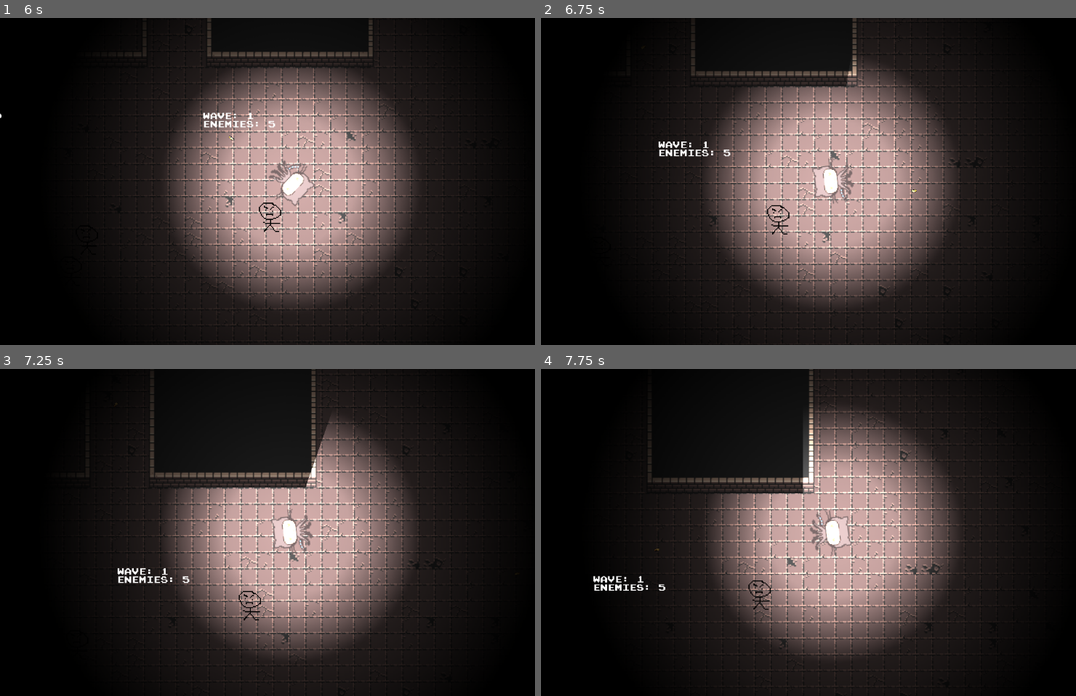
Above: before the commit, frames 1-4 (two rows, left to right).
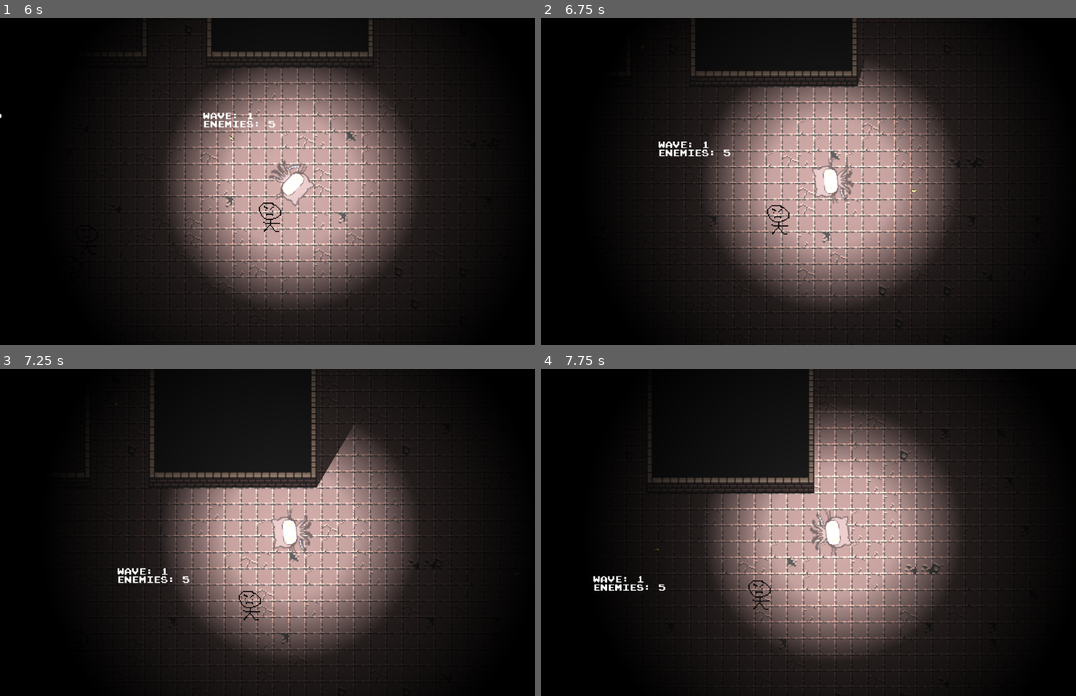
Above: after the commit, the same moments.

Repository: Jeelo-byte/2-sacrifices-must-be-made-
Game: Godot game, scene res://Sences/main.tscn
Same seed, same stepped clock (60 frames per second), same inputs: the game is played once before the commit and once after it.
Inputs (mouse positions are in pixels of both pictures, inside the frame that each line leads up to):
- Up to frame 1 (6 s): tap Enter (ui_accept) at 0.5, 0.77, 1.52, 3.02, 3.77, 4.52 s; move the mouse to (417, 165) at 0.52 s; press the mouse at (417, 165) at 0.53 s; hold D (right) 0.53-1.28 s; move the mouse to (176, 197) at 1.27 s; release the mouse at (176, 197) at 1.28 s; hold S (down) 1.28-2.03 s; click (176, 197) at 1.35 s; move the mouse to (347, 109) at 2.02 s; press the mouse at (347, 109) at 2.03 s; hold D (right) 2.03-2.78 s; move the mouse to (262, 246) at 2.77 s; release the mouse at (262, 246) at 2.78 s; hold W (up) 2.78-3.53 s; click (262, 246) at 2.85 s; move the mouse to (465, 230) at 3.52 s; press the mouse at (465, 230) at 3.53 s; hold A (left) 3.53-5.03 s; move the mouse to (117, 132) at 4.27 s; release the mouse at (117, 132) at 4.28 s; click (117, 132) at 4.35 s; move the mouse to (321, 181) at 5.02 s; press the mouse at (321, 181) at 5.03 s; hold S (down) 5.03-5.78 s; move the mouse to (203, 99) at 5.77 s; release the mouse at (203, 99) at 5.78 s; hold D (right) from 5.78 s (still down); click (203, 99) at 5.85 s
- Up to frame 2 (6.75 s): tap Enter (ui_accept) at 6.02 s; move the mouse to (958, 165) at 6.52 s; release D (right) at 6.53 s; press the mouse at (958, 165) at 6.53 s; hold W (up) from 6.53 s (still down)
- Up to frame 3 (7.25 s): keep holding W (up); tap Enter (ui_accept) at 6.77 s
- Up to frame 4 (7.75 s): move the mouse to (717, 548) at 7.27 s; release W (up) at 7.28 s; release the mouse at (717, 548) at 7.28 s; hold D (right) from 7.28 s (still down); click (717, 548) at 7.35 s; tap Enter (ui_accept) at 7.52 s

Frame 1 is identical in both runs. In frame 2, 0.1% of the frame differs, in the area x 57-61%, y 12-21%; in frame 3, 0.7%, in the area x 57-66%, y 15-37%; in frame 4, 0.5%.

Commit message:
More Map

Diff:
--- a/Sences/dungeon/TileSets/Floors.tres
+++ b/Sences/dungeon/TileSets/Floors.tres
@@ -900,11 +900,26 @@
 [sub_resource type="OccluderPolygon2D" id="OccluderPolygon2D_suhbq"]
 polygon = PackedVector2Array(-3, -8, 3, -8, 3, 8, -3, 8)
 
+[sub_resource type="OccluderPolygon2D" id="OccluderPolygon2D_6ma6f"]
+polygon = PackedVector2Array(-8, 8, 8, 8, 8, -8, -8, -8)
+
 [sub_resource type="OccluderPolygon2D" id="OccluderPolygon2D_y0hp0"]
 polygon = PackedVector2Array(-8, 8, 8, 8, 8, -8, -8, -8)
 
 [sub_resource type="OccluderPolygon2D" id="OccluderPolygon2D_d0h37"]
 polygon = PackedVector2Array(-8, 8, 8, 8, 8, -8, -8, -8)
+
+[sub_resource type="OccluderPolygon2D" id="OccluderPolygon2D_5uiey"]
+polygon = PackedVector2Array(-8, 8, 3, 8, 3, -8, -8, -8)
+
+[sub_resource type="OccluderPolygon2D" id="OccluderPolygon2D_uwnmn"]
+polygon = PackedVector2Array(-8, 8, 8, 8, 8, -8, -8, -8)
+
+[sub_resource type="OccluderPolygon2D" id="OccluderPolygon2D_4n5nk"]
+polygon = PackedVector2Array(-8, 8, 3, 8, 3, -8, -8, -8)
+
+[sub_resource type="OccluderPolygon2D" id="OccluderPolygon2D_ijmdw"]
+polygon = PackedVector2Array(-8, 8, 3, 8, 3, -8, -8, -8)
 
 [sub_resource type="OccluderPolygon2D" id="OccluderPolygon2D_jmgii"]
 polygon = PackedVector2Array(-3, -8, 8, -8, 8, 8, -3, 8)
@@ -987,6 +1002,7 @@
 10:0/0/physics_layer_0/polygon_0/points = PackedVector2Array(8, -8, 8, 8, -8, 8, -8, -8)
 11:0/0 = 0
 11:0/0/z_index = 1
+11:0/0/occlusion_layer_0/polygon_0/polygon = SubResource("OccluderPolygon2D_5uiey")
 11:0/0/physics_layer_0/polygon_0/points = PackedVector2Array(3, -8, 3, 8, -8, 8, -8, -8)
 0:1/0 = 0
 0:1/0/z_index = 1
@@ -1030,6 +1046,7 @@
 9:1/0/physics_layer_0/polygon_0/points = PackedVector2Array(8, -8, 8, 8, -8, 8, -8, -8)
 11:1/0 = 0
 11:1/0/z_index = 1
+11:1/0/occlusion_layer_0/polygon_0/polygon = SubResource("OccluderPolygon2D_uwnmn")
 11:1/0/physics_layer_0/polygon_0/points = PackedVector2Array(8, -8, 8, 8, -8, 8, -8, -8)
 0:2/0 = 0
 0:2/0/z_index = 1
@@ -1077,9 +1094,11 @@
 10:2/0/physics_layer_0/polygon_0/points = PackedVector2Array(8, -8, 8, 8, -8, 8, -8, -8)
 11:2/0 = 0
 11:2/0/z_index = 1
+11:2/0/occlusion_layer_0/polygon_0/polygon = SubResource("OccluderPolygon2D_4n5nk")
 11:2/0/physics_layer_0/polygon_0/points = PackedVector2Array(3, -8, 3, 8, -8, 8, -8, -8)
 0:3/0 = 0
 0:3/0/z_index = 1
+0:3/0/occlusion_layer_0/polygon_0/polygon = SubResource("OccluderPolygon2D_6ma6f")
 0:3/0/physics_layer_0/polygon_0/points = PackedVector2Array(8, -8, 8.5, 8, -8, 8, -8, -8)
 1:3/0 = 0
 1:3/0/z_index = 1
@@ -1123,6 +1142,7 @@
 10:3/0/physics_layer_0/polygon_0/points = PackedVector2Array(8, -8, 8, 8, -8, 8, -8, -8)
 11:3/0 = 0
 11:3/0/z_index = 1
+11:3/0/occlusion_layer_0/polygon_0/polygon = SubResource("OccluderPolygon2D_ijmdw")
 11:3/0/physics_layer_0/polygon_0/points = PackedVector2Array(3, -8, 3, 8, -8, 8, -8, -8)
 
 [resource]
Not shown: 1 places in Sences/dungeon/TileSets/Floors.tres that only renumber resources
